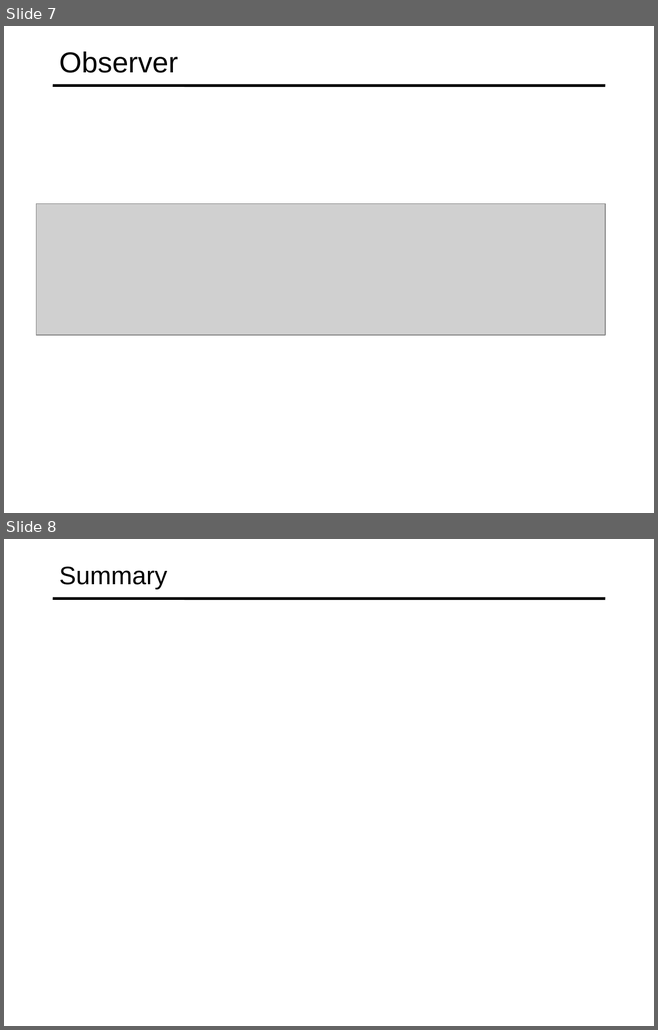
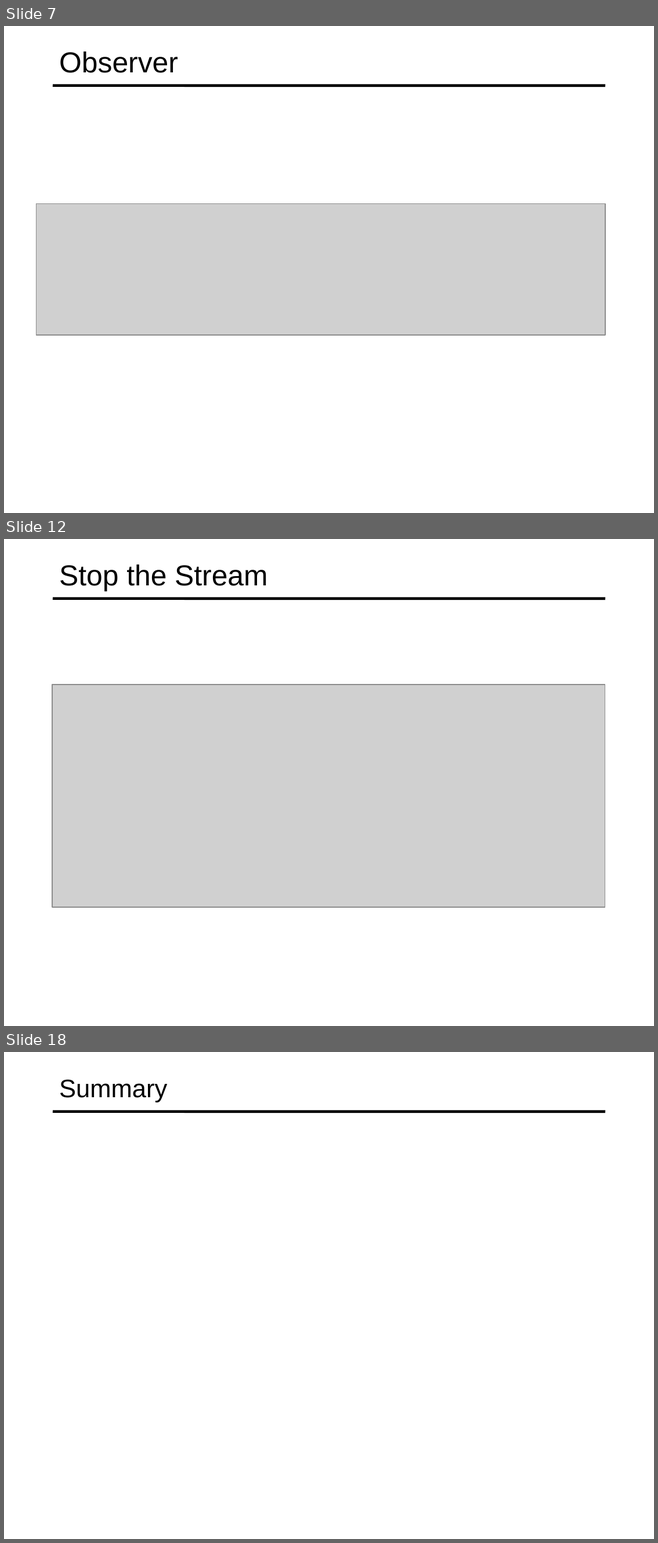
Before and after one commit to specter01wj/Jago_Link_Training, a slide deck: Angular/Angular12/RxJS Fundamental/2_RxJS_Terms_Syntax/L2_2_RxJS_Terms_Syntax.ppt. Shown one above the other, each under a label of ours: slides 7 and 8 before the commit, slides 7, 12 and 18 after it; the slides between them are not shown. The pictures are 658x1030 and 658x1543 pixels, drawn with LibreOffice and Linux fonts; fonts in the diff are those of the drawing; grey boxes stand for pictures. Boxes give left, top, right and bottom in pixels: in the first picture for what was removed or moved away, otherwise in the second. Text is boxed around its words. In the diff, an @@ line names an element or a change of style, - is before the commit and + after.

```diff
--- a/Angular/Angular12/RxJS Fundamental/2_RxJS_Terms_Syntax/L2_2_RxJS_Terms_Syntax.ppt
+++ b/Angular/Angular12/RxJS Fundamental/2_RxJS_Terms_Syntax/L2_2_RxJS_Terms_Syntax.ppt
@@ slide 12 added at (x1=4, y1=539, x2=654, y2=1026), background #FFFFFF; not listed: 1 template element that a slide beside it also shows @@
@@ title added at (x1=59, y1=565, x2=267, y2=592), 32 pt, text #000000 @@
+Stop the Stream
@@ picture added at (x1=52, y1=685, x2=605, y2=907) @@
@@ what was slide 8 is now slide 18 @@
```
Also in this commit, not shown: 9 other slides added, 26 other files.
